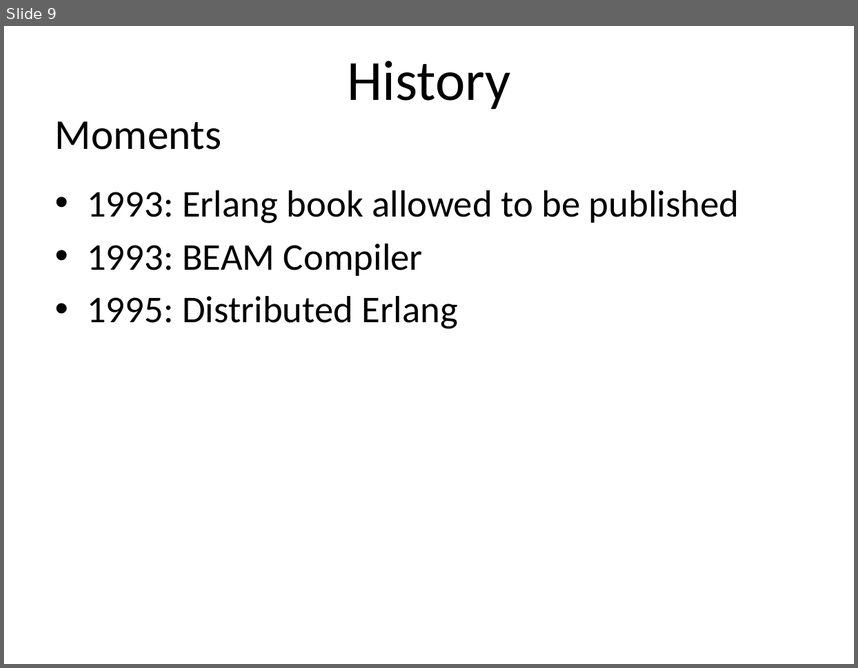
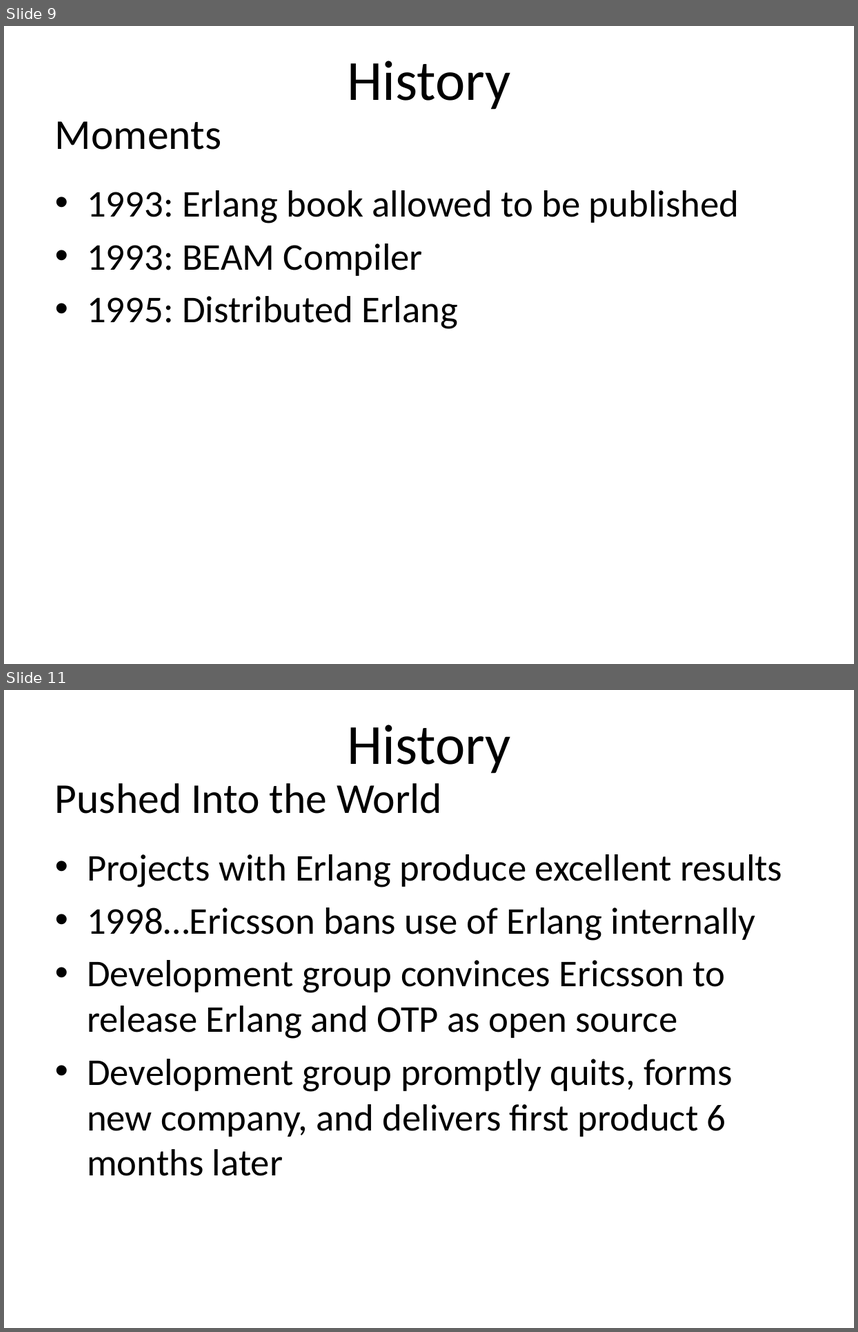
Before and after one commit to rmorgan1711/cs3210, a slide deck: teamProj/slides.pptx. Shown one above the other, each under a label of ours: slide 9 before the commit, slides 9 and 11 after it; the slides between them are not shown. The pictures are 858x668 and 858x1332 pixels, drawn with LibreOffice and Linux fonts; fonts in the diff are those of the drawing. Boxes give left, top, right and bottom in pixels: in the first picture for what was removed or moved away, otherwise in the second. Text is boxed around its words. In the diff, an @@ line names an element or a change of style, - is before the commit and + after.

```diff
--- a/teamProj/slides.pptx
+++ b/teamProj/slides.pptx
@@ slide 11 added at [4,690,854,1328], background #FFFFFF @@
@@ title added at [347,724,510,773], 48 pt, text #000000 @@
+History
@@ text added at [55,783,442,814], 36 pt, text #000000 @@
+Pushed Into the World
@@ text added at [87,854,782,1176], 32 pt, text #000000 @@
+• Projects with Erlang produce excellent results
+• 1998…Ericsson bans use of Erlang internally
+• Development group convinces Ericsson to release Erlang and OTP as open source
+• Development group promptly quits, forms new company, and delivers first product 6 months later
```
Also in this commit, not shown: 14 other slides added, 4 other files.
